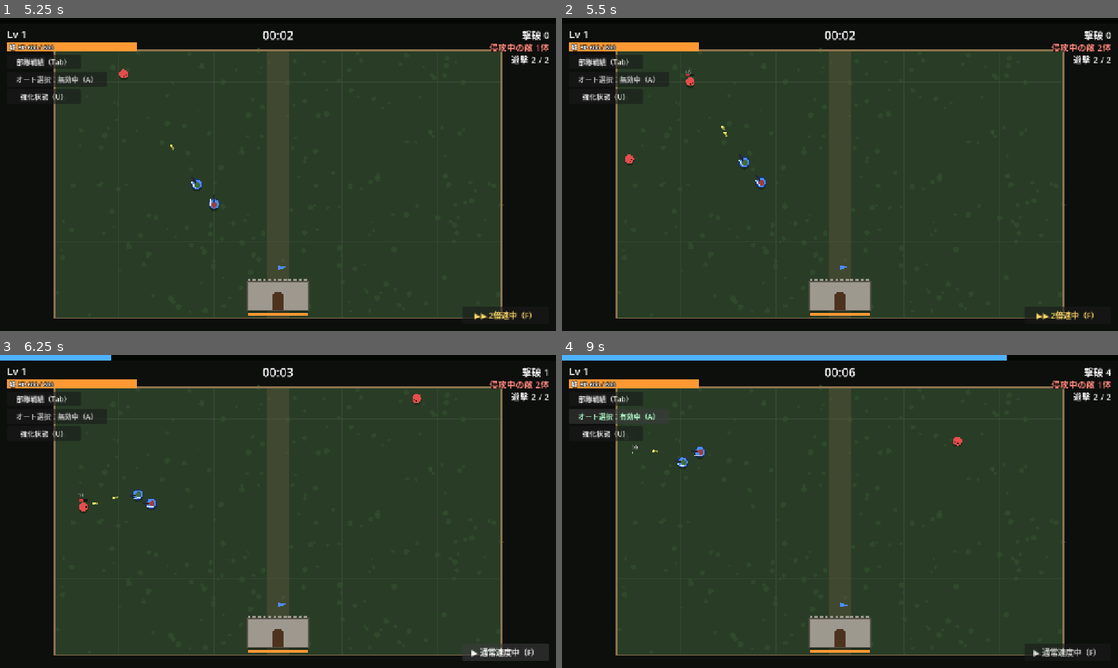
Above: before the commit, frames 1-4 (two rows, left to right).
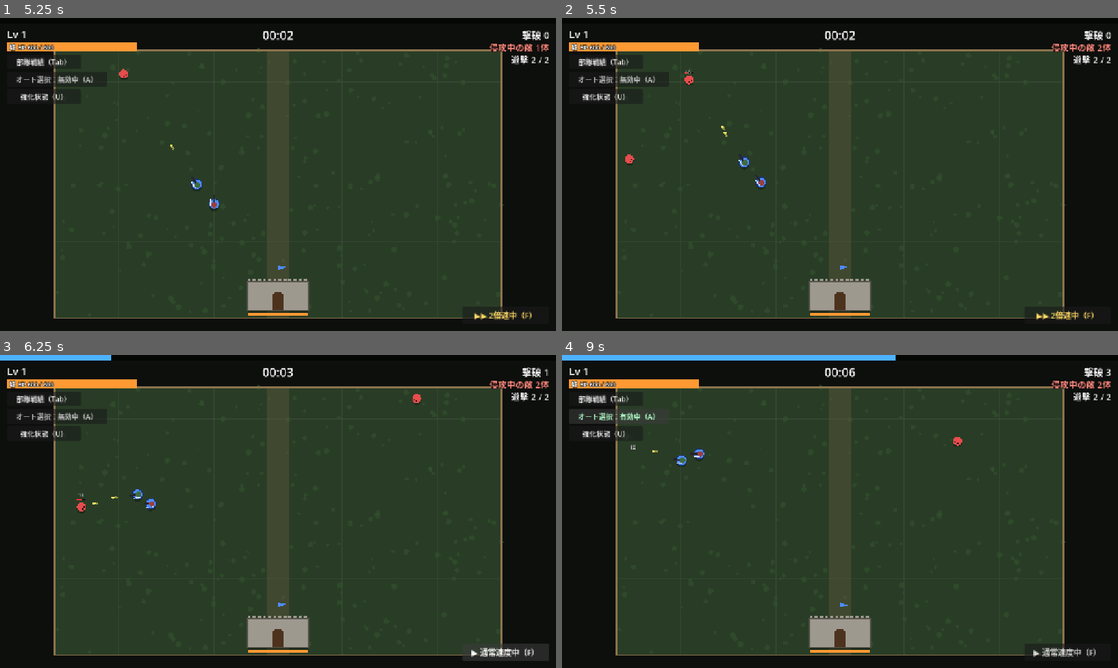
Above: after the commit, the same moments.

Repository: sukepuu/vgnfhusi4v3128904cmtu31
Game: Godot game, scene res://scenes/main.tscn
Two runs of this game, one before a commit and one after it. Both use one fixed random seed, a clock stepped at 60 frames per second and the inputs below.
Inputs:
- Up to frame 1 (5.25 s): click "部隊戦績（Tab）" at 0.5 s; click "オート選択：無効中（A）" at 1.25 s; click "強化状態（U）" at 2 s; click "▶ 通常速度中（F）" at 2.75 s; click "閉じる（Tab）" at 3.5 s; tap Enter at 4.25 s; tap R at 4.35 s; tap F at 5.1 s
- Up to frame 2 (5.5 s): no input
- Up to frame 3 (6.25 s): click "▶▶ 2倍速中（F）" at 5.75 s
- Up to frame 4 (9 s): hold A 6.53-7.25 s; tap 1 at 6.6 s; click "オート選択：有効中（A）" at 7.25 s; hold A from 8.03 s (still down); tap 2 at 8.1 s; tap 3 at 8.85 s

Frame 1 is identical in both runs. In frame 2, less than 0.1% of the frame differs, in the area x 22-24%, y 17-22%; in frame 3, less than 0.1%; in frame 4, 0.5%, in the area x 12-99%, y 0-37%.

Commit message:
Shots knock enemies back again, with a 0.5s per-enemy cooldown and never downward
Co-Authored-By: Claude Opus 5.5 <noreply@anthropic.com>
Claude-Session: https://claude.ai/code/session_011NyugcHQ7VLrKVd7aaRyr2

Diff:
--- a/auto_soldier/scripts/bullet.gd
+++ b/auto_soldier/scripts/bullet.gd
@@ -118,8 +118,9 @@
 				e.mark_left = 6.0
 			if confuse_on_hit > 0.0:
 				e.confuse(confuse_on_hit)
-			# 射撃では敵を押し戻さない（ノックバックなし）
 			e.take_damage(damage, Vector2.ZERO, src)
+			# 射撃のノックバック（0.5秒に1回・下側へは押さない）
+			e.shot_knockback(velocity.normalized() * 120.0)
 			if first_blast_radius > 0.0:
 				game.explode(global_position, first_blast_radius, first_blast_damage, src, Color(1.0, 0.5, 0.2), 0.0, 300.0)
 				first_blast_radius = 0.0
--- a/auto_soldier/scripts/enemy.gd
+++ b/auto_soldier/scripts/enemy.gd
@@ -56,6 +56,8 @@
 var dead := false
 
 var knock := Vector2.ZERO
+## 射撃のノックバックのクールタイム（0.5秒に1回だけ押し戻される）
+var _shot_kb_cd := 0.0
 var _facing := Vector2.RIGHT
 var _shoot_cd := 1.5
 var _contact_cd := 0.0
@@ -158,6 +160,7 @@
 	_flash -= delta
 	_contact_cd -= delta
 	mark_left -= delta
+	_shot_kb_cd -= delta
 	confuse_left -= delta
 	slow_left -= delta
 	if stun_left > 0.0:
@@ -549,6 +552,15 @@
 		b.castle_ratio = 0.2
 	game.world.add_child(b)
 	return b
+
+
+## 射撃によるノックバック。0.5秒に1回だけで、下側（城の方）へは押さない
+func shot_knockback(kb: Vector2) -> void:
+	if dead or is_boss or _shot_kb_cd > 0.0:
+		return
+	_shot_kb_cd = 0.5
+	kb.y = minf(kb.y, 0.0)
+	knock += kb * (0.3 if kind == "brute" else 1.0)
 
 
 func confuse(seconds: float) -> void:
--- a/auto_soldier/scripts/missile.gd
+++ b/auto_soldier/scripts/missile.gd
@@ -100,8 +100,9 @@
 		_hit[e] = true
 		match kind:
 			"homing":
-				# 追尾火矢・鳩も射撃なのでノックバックなし
 				e.take_damage(damage, Vector2.ZERO, src)
+				# 追尾火矢・鳩も射撃のノックバック（0.5秒に1回・下側へは押さない）
+				e.shot_knockback(velocity.normalized() * 100.0)
 				game.explode(global_position, 55.0, damage * 0.5, src, Color(1.0, 0.5, 0.15), 0.0, 120.0)
 				if look == "bird" and is_instance_valid(e) and not e.dead:
 					# 鳩：敵が生き残っていたらくっついて、1秒ごとに2回つつく
Not shown, changed: auto_soldier/README.md
